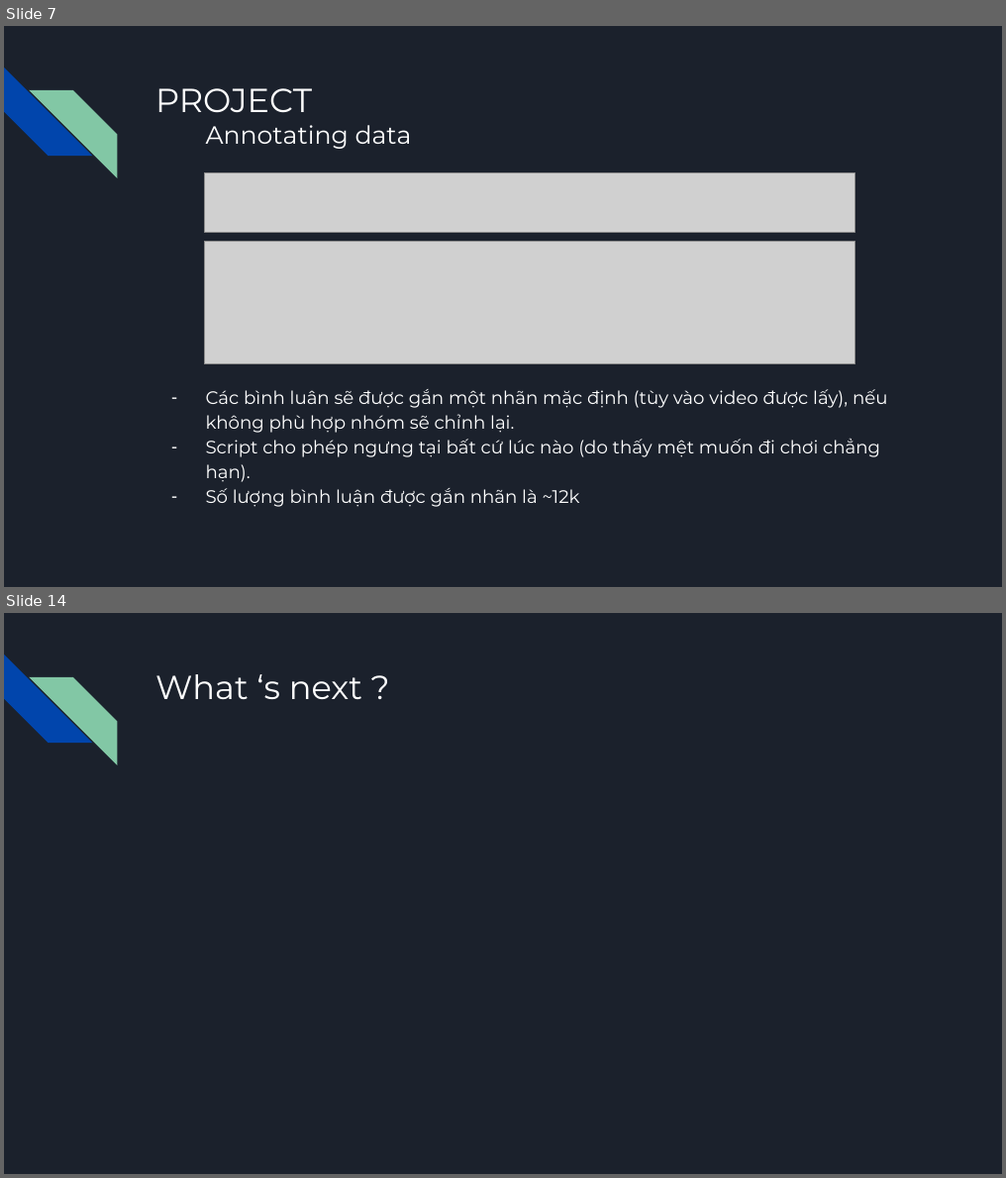
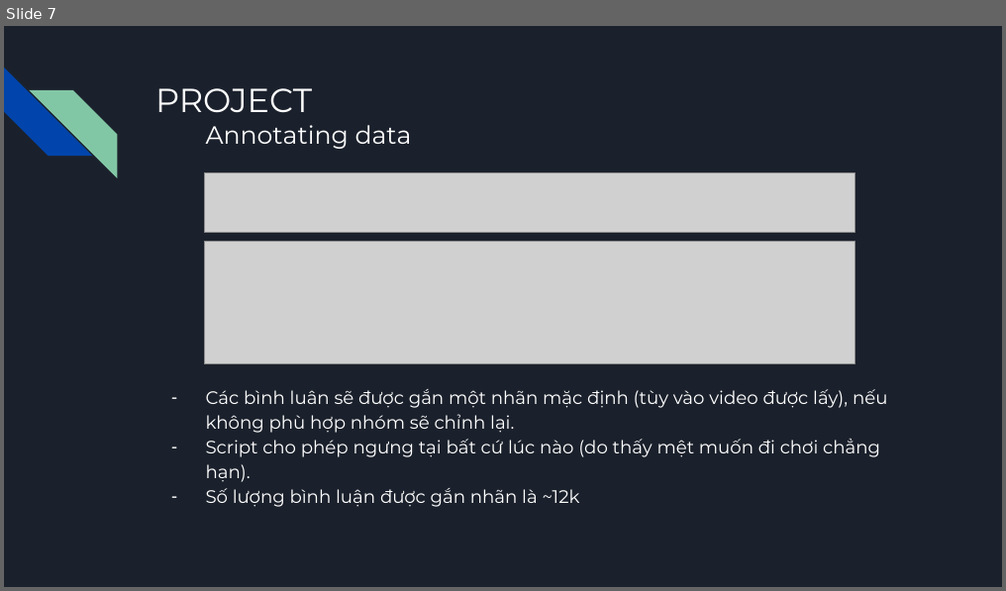
Before and after one commit to nghiaplt/DataScienceFinalProject, a slide deck: Slide.pptx. Shown one above the other, each under a label of ours: slides 7 and 14 before the commit, slide 7 after it; the slides between them are not shown. The pictures are 1006x1178 and 1006x591 pixels, drawn with LibreOffice and Linux fonts; fonts in the diff are those of the drawing; grey boxes stand for pictures. Boxes give left, top, right and bottom in pixels: in the first picture for what was removed or moved away, otherwise in the second. Text is boxed around its words. In the diff, an @@ line names an element or a change of style, - is before the commit and + after.

```diff
--- a/Slide.pptx
+++ b/Slide.pptx
@@ slide 14 removed at box(4, 613, 1002, 1174), background #1B212C; not listed: 2 template elements that a slide beside it also shows @@
@@ title removed at box(155, 674, 362, 699) @@
-What ‘s next ?
```
Also in this commit, not shown: 5 slides changed, 10 slides added, 4 other slides removed, 2 other files.
